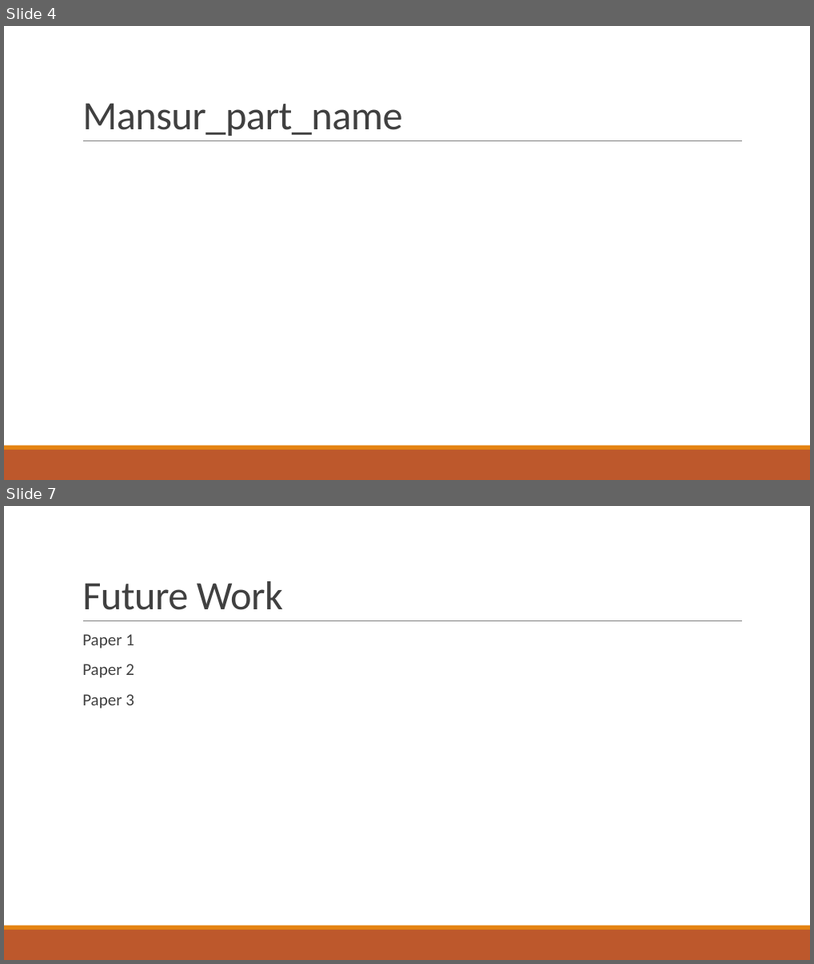
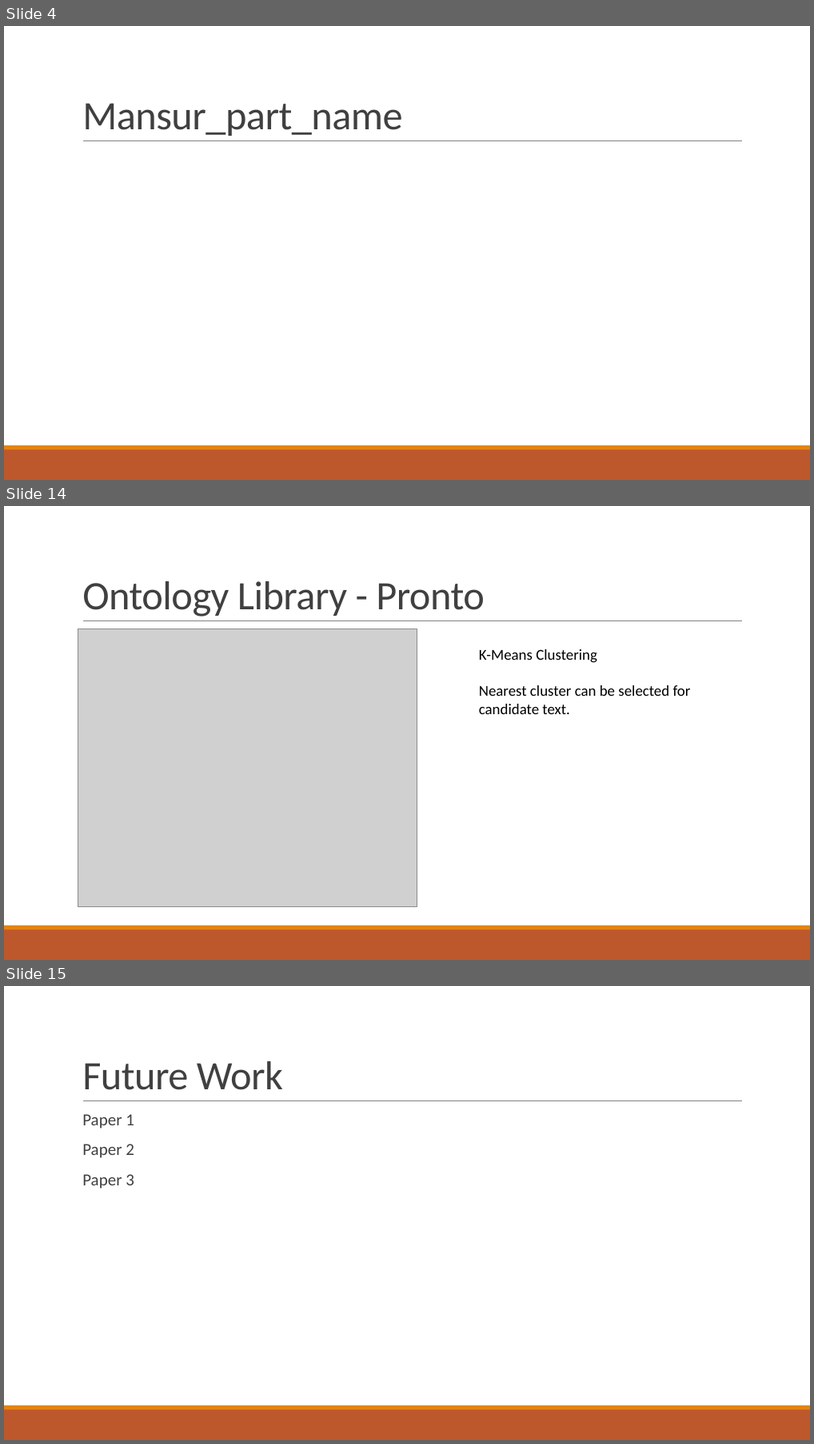
Before and after one commit to abdullahyldz/Cmpe493TermProject, a slide deck: Slides/Abdullah Yıldız.pptx. Shown one above the other, each under a label of ours: slides 4 and 7 before the commit, slides 4, 14 and 15 after it; the slides between them are not shown. The pictures are 814x964 and 814x1444 pixels, drawn with LibreOffice and Linux fonts; fonts in the diff are those of the drawing; grey boxes stand for pictures. Boxes give left, top, right and bottom in pixels: in the first picture for what was removed or moved away, otherwise in the second. Text is boxed around its words. In the diff, an @@ line names an element or a change of style, - is before the commit and + after.

```diff
--- a/Slides/Abdullah Yıldız.pptx
+++ b/Slides/Abdullah Yıldız.pptx
@@ slide 14 added at (x1=4, y1=506, x2=810, y2=960), background #FFFFFF; not listed: 3 template elements that a slide beside it also shows @@
@@ title added at (x1=82, y1=581, x2=485, y2=616), 48 pt, text #404040 @@
+Ontology Library - Pronto
@@ picture added at (x1=78, y1=628, x2=417, y2=907) @@
@@ text added at (x1=479, y1=649, x2=691, y2=714), 18 pt, text #000000 @@
+K-Means Clustering
+Nearest cluster can be selected for candidate text.
@@ what was slide 7 is now slide 15 @@
```
Also in this commit, not shown: 9 other slides added, 2 slides removed.
